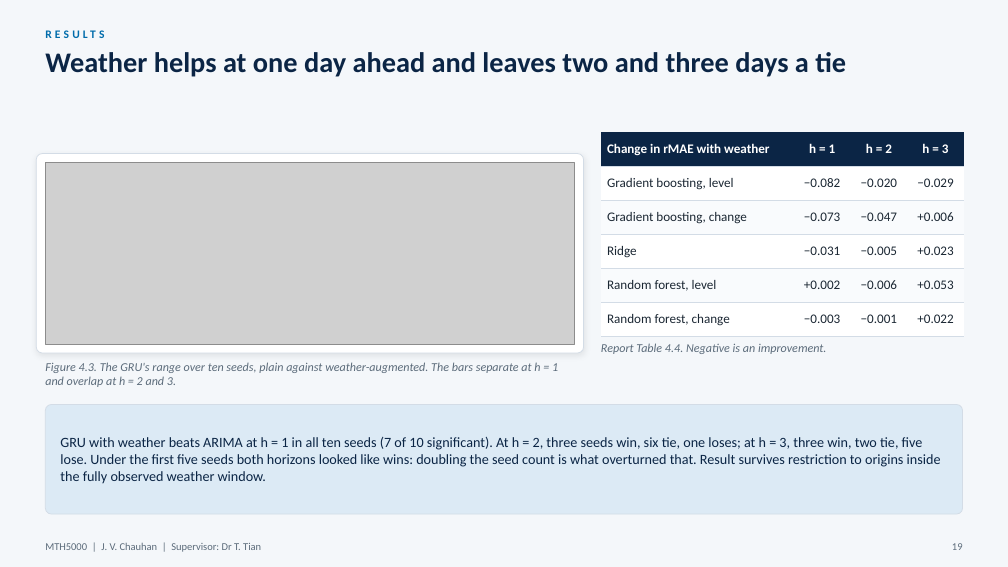
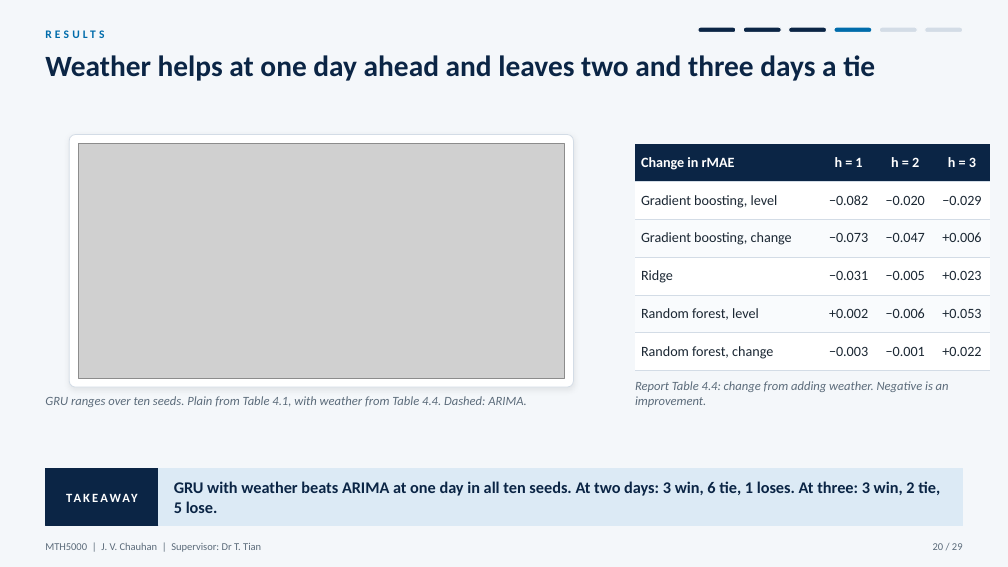
Before and after one commit to JC16092/mth5000-aqi-forecast, a slide deck: slide 20 of presentation_new/MTH5000_oral_presentation.pptx (slide 19 before the commit). Drawn at 1008x567 pixels with LibreOffice and Linux fonts; fonts in the diff are those of the drawing; grey boxes stand for pictures. Boxes give left, top, right and bottom in pixels: in the first picture for what was removed or moved away, otherwise in the second. Text is boxed around its words. In the diff, an @@ line names an element or a change of style, - is before the commit and + after.

```diff
--- a/presentation_new/MTH5000_oral_presentation.pptx
+++ b/presentation_new/MTH5000_oral_presentation.pptx
@@ rounded rectangle added at bbox=[698, 27, 736, 33], fill #0B2545, outline #F4F7FA 1 pt @@
@@ rounded rectangle added at bbox=[743, 27, 781, 33], fill #0B2545, outline #F4F7FA 1 pt @@
@@ rounded rectangle added at bbox=[789, 27, 827, 33], fill #0B2545, outline #F4F7FA 1 pt @@
@@ rounded rectangle added at bbox=[834, 27, 872, 33], fill #006CAB, outline #F4F7FA 1 pt @@
@@ rounded rectangle added at bbox=[879, 27, 917, 33], fill #D3DCE6, outline #F4F7FA 1 pt @@
@@ rounded rectangle added at bbox=[925, 27, 963, 33], fill #D3DCE6, outline #F4F7FA 1 pt @@
@@ text "Weather helps at one day ..." at bbox=[45, 55, 875, 81]: size 27 to 28 pt @@
@@ rounded rectangle: place and size @@
-rounded rectangle at bbox=[36, 154, 584, 353]
+rounded rectangle at bbox=[70, 135, 574, 387]
@@ rounded rectangle at bbox=[70, 135, 574, 387]: proportions changed @@
@@ picture: place and size @@
-picture at bbox=[45, 163, 575, 344]
+picture at bbox=[79, 144, 565, 378]
@@ table at bbox=[635, 144, 991, 363] @@
-row 1, column 1: Change in rMAE with weather
+row 1, column 1: Change in rMAE
@@ size 12.5 to 13.5 pt @@
@@ table: place and size @@
-table at bbox=[601, 132, 964, 330]
+table at bbox=[635, 144, 991, 363]
@@ text removed at bbox=[45, 362, 558, 387] @@
-Figure 4.3. The GRU's range over ten seeds, plain against weather-augmented. The bars separate at h = 1 and overlap at h = 2 and 3.
@@ text at bbox=[635, 381, 949, 407]: text changed; size 11.5 to 12 pt @@
-Report Table 4.4. Negative is an improvement.
+Report Table 4.4: change from adding weather. Negative is an improvement.
@@ rounded rectangle removed at bbox=[45, 405, 963, 514] @@
@@ text added at bbox=[45, 396, 527, 407], 12 pt, text #5B6B7A, italic @@
+GRU ranges over ten seeds. Plain from Table 4.1, with weather from Table 4.4. Dashed: ARIMA.
@@ rectangle added at bbox=[45, 469, 159, 526], fill #0B2545, outline #0B2545 1 pt @@
@@ text added at bbox=[45, 469, 159, 526], 12 pt, text #FFFFFF, bold @@
+TAKEAWAY
@@ rectangle added at bbox=[159, 469, 963, 526], fill #DCEAF5, outline #DCEAF5 1 pt @@
@@ text at bbox=[174, 481, 940, 513]: text changed; size 13.5 to 15.5 pt; bold on @@
-GRU with weather beats ARIMA at h = 1 in all ten seeds (7 of 10 significant). At h = 2, three seeds win, six tie, one loses; at h = 3, three win, two tie, five lose. Under the first five seeds both horizons looked like wins: doubling the seed count is what overturned that. Result survives restriction to origins inside the fully observed weather window.
+GRU with weather beats ARIMA at one day in all ten seeds. At two days: 3 win, 6 tie, 1 loses. At three: 3 win, 2 tie, 5 lose.
@@ text at bbox=[933, 543, 963, 550]: text changed @@
-19
+20 / 29
```
Also in this commit, not shown: 31 other slides changed, 6 slides added, 1 slide removed, 6 other files.
